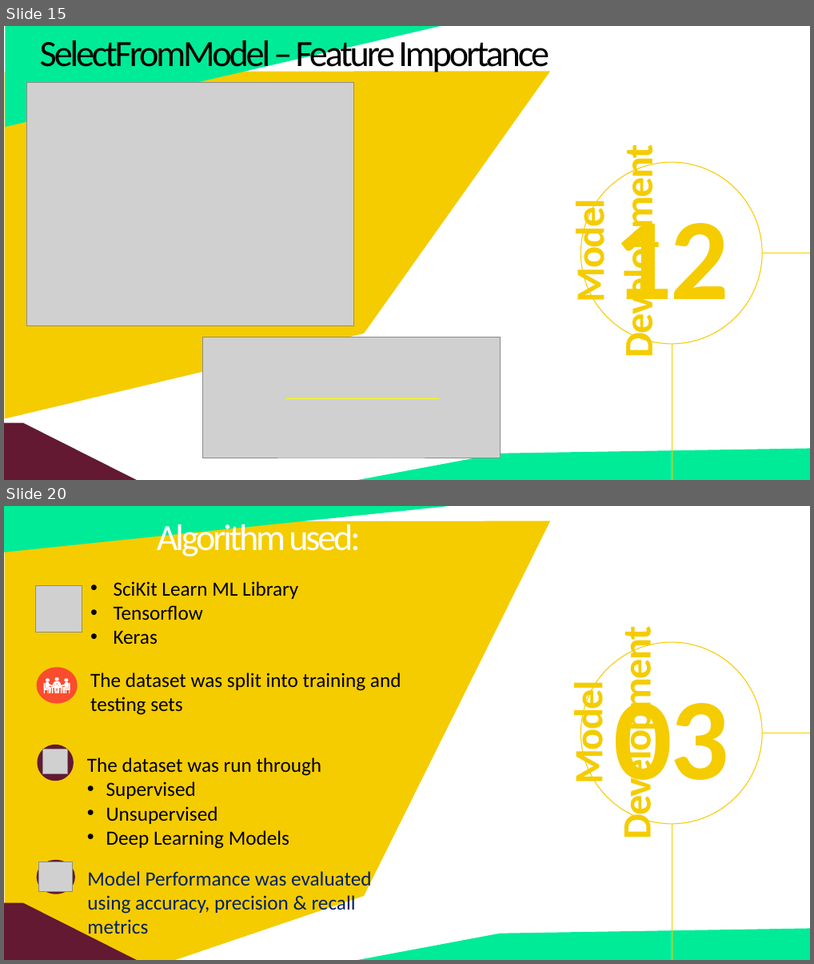
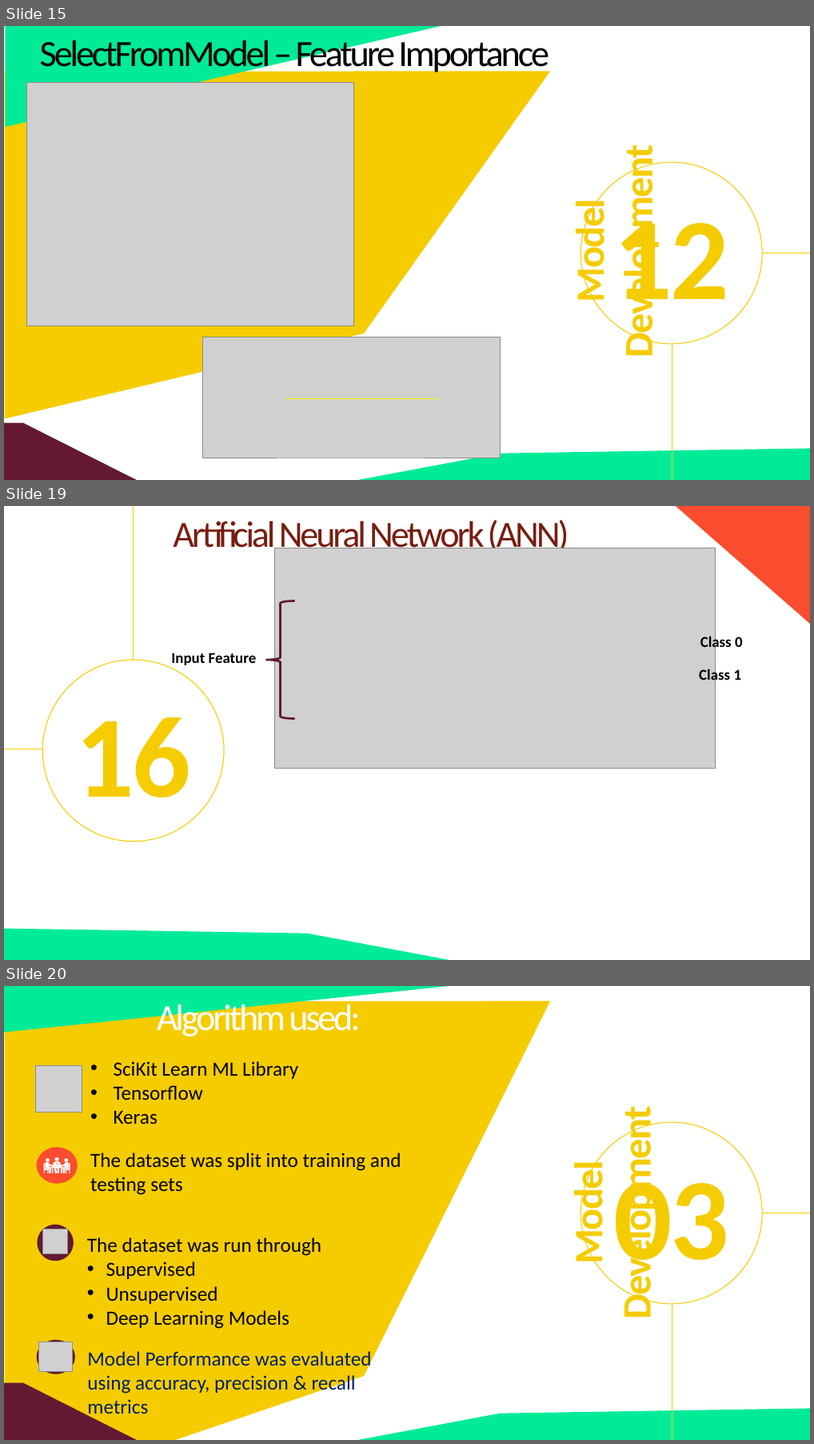
Before and after one commit to fbrowther/Detecting-Fraudulent-Credit-Card-Transactions-Using-Machine-Learning, a slide deck: CreditCardTransactions-Project4Group4.pptx. Shown one above the other, each under a label of ours: slides 15 and 20 before the commit, slides 15, 19 and 20 after it; the slides between them are not shown. The pictures are 814x964 and 814x1444 pixels, drawn with LibreOffice and Linux fonts; fonts in the diff are those of the drawing; grey boxes stand for pictures. Boxes give left, top, right and bottom in pixels: in the first picture for what was removed or moved away, otherwise in the second. Text is boxed around its words. In the diff, an @@ line names an element or a change of style, - is before the commit and + after.

```diff
--- a/CreditCardTransactions-Project4Group4.pptx
+++ b/CreditCardTransactions-Project4Group4.pptx
@@ slide 19 added at <box>4,506,810,960</box>, background #FFFFFF @@
@@ line added from (134, 506) to (134, 660), #F5CC00 0.5 pt @@
@@ text added at <box>173,520,570,556</box>, 44 pt, text #781D10 @@
+Artificial Neural Network (ANN)
@@ right triangle added at <box>676,506,810,624</box>, fill #FA4C2E @@
@@ picture added at <box>275,548,716,768</box> @@
@@ left brace added at <box>266,601,295,718</box>, outline #631932 2.5 pt @@
@@ text added at <box>701,634,743,651</box>, 18 pt, text #000000, bold @@
+Class 0
@@ ellipse added at <box>42,660,224,841</box>, outline #F5CC00 1 pt @@
@@ text added at <box>171,652,257,665</box>, 18 pt, text #000000, bold @@
+Input Feature
@@ text added at <box>699,667,742,684</box>, 18 pt, text #000000, bold @@
+Class 1
@@ text added at <box>76,717,191,824</box>, 138 pt, text #F5CC00, bold @@
+16
@@ line added from (42, 748) to (4, 748), #F5CC00 0.5 pt @@
@@ freeform shape added at <box>4,928,454,960</box>, fill #00EB97 @@
```
Also in this commit, not shown: 2 slides changed, 2 other slides added, 3 slides removed.
